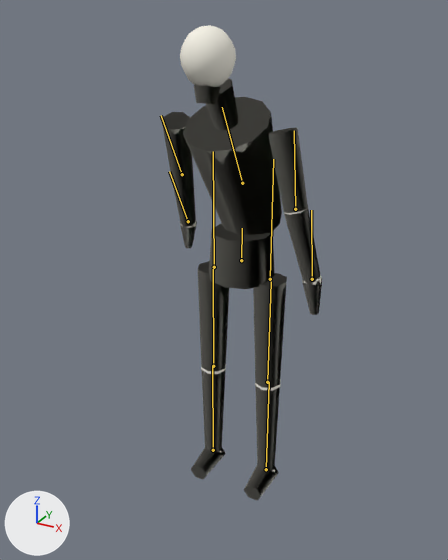
Two versions of the glTF model assets/models/skeleton.gltf, one commit apart.
Both versions are drawn from a 50 mm camera at (0.994, -1.945, 1.878) aimed at (0.002, -0.142, 0.976). The axes (+X, +Y, +Z) are drawn at lower left. The lights are the same throughout. The picture after the commit comes second. Both versions are drawn at frame 9 of the action 'attack'; the numbers are the values there. The bones that change, and the others that lie on the model, are drawn over the model as lines.
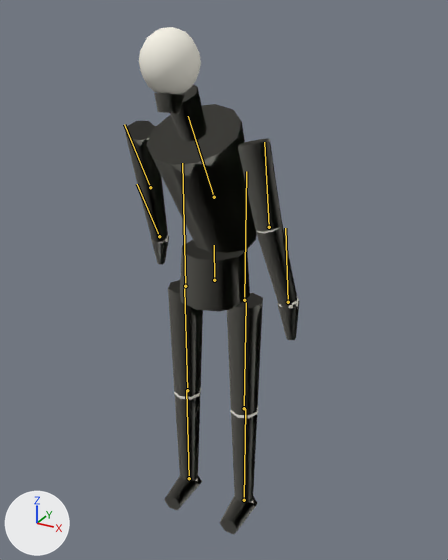
Where the change shows, as pixel boxes [x1, y1, x2, y2] in the pictures (448 x 560 px):
'Mesh_0', posed (8% wider, 7% taller): before [162, 25, 322, 500]; after [126, 27, 299, 534]
bone 'root', root to tip: before (241, 260) to (242, 228); after (214, 280) to (214, 245)

The change in detail:
Bone 'root' (bone_root) moves from (0.0, 0.0, 0.0) to (0.0, 0.0, 0.207).
